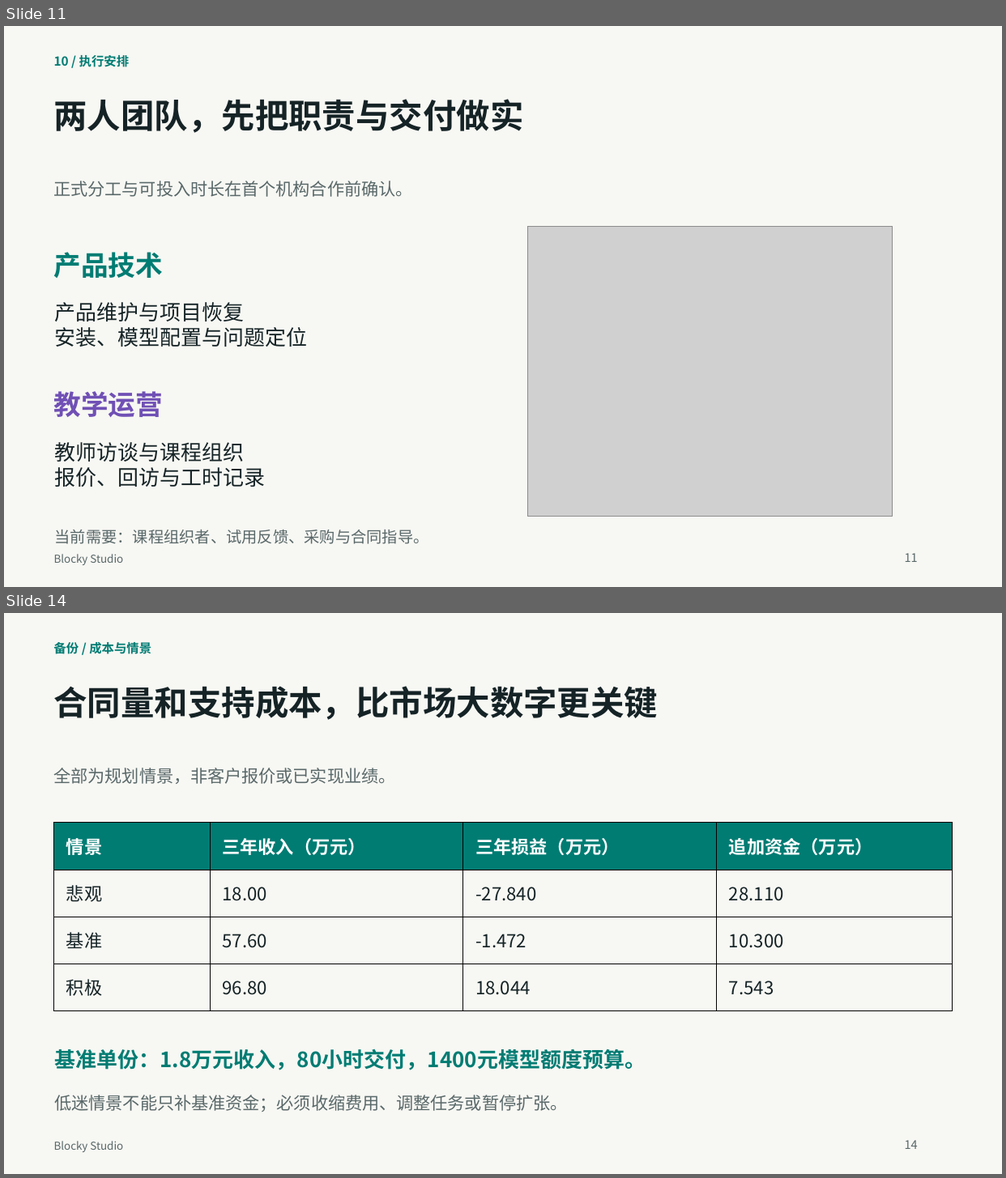
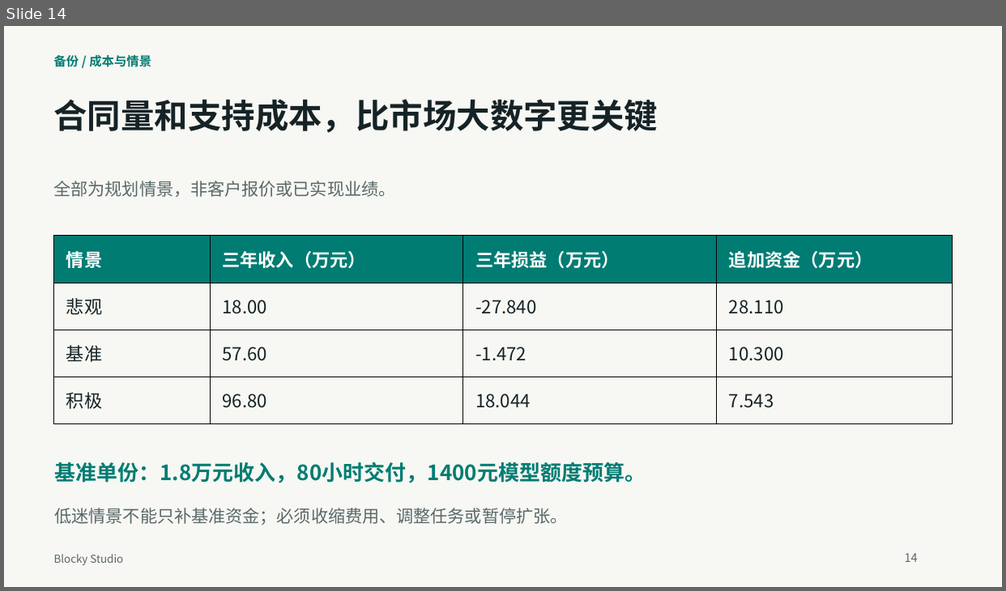
Before and after one commit to q2955161835-debug/Blocky-AI, a slide deck: doc/交付/2026-10-03-答辩与商业计划书/Blocky-Studio-新版答辩-2026-10-03.pptx. Shown one above the other, each under a label of ours: slides 11 and 14 before the commit, slide 14 after it; the slides between them are not shown. The pictures are 1006x1178 and 1006x591 pixels, drawn with LibreOffice and Linux fonts; fonts in the diff are those of the drawing; grey boxes stand for pictures. Boxes give left, top, right and bottom in pixels: in the first picture for what was removed or moved away, otherwise in the second. Text is boxed around its words. In the diff, an @@ line names an element or a change of style, - is before the commit and + after.

```diff
--- a/doc/交付/2026-10-03-答辩与商业计划书/Blocky-Studio-新版答辩-2026-10-03.pptx
+++ b/doc/交付/2026-10-03-答辩与商业计划书/Blocky-Studio-新版答辩-2026-10-03.pptx
@@ slide 11 removed at (4, 26, 1002, 587), background #F7F7F3 @@
@@ text removed at (54, 55, 130, 67) @@
-10 / 执行安排
@@ text removed at (54, 99, 524, 133) @@
-两人团队，先把职责与交付做实
@@ text removed at (54, 181, 413, 197) @@
-正式分工与可投入时长在首个机构合作前确认。
@@ picture removed at (527, 227, 893, 517) @@
@@ text removed at (54, 252, 164, 278) @@
-产品技术
@@ text removed at (55, 302, 308, 347) @@
-产品维护与项目恢复
-安装、模型配置与问题定位
@@ text removed at (54, 391, 164, 417) @@
-教学运营
@@ text removed at (55, 442, 266, 487) @@
-教师访谈与课程组织
-报价、回访与工时记录
@@ text removed at (55, 530, 429, 544) @@
-当前需要：课程组织者、试用反馈、采购与合同指导。
@@ text removed at (54, 554, 123, 565) @@
-Blocky Studio
@@ text removed at (905, 553, 918, 562) @@
-11
```
Also in this commit, not shown: 9 slides changed, 4 slides added, 3 other slides removed, 16 other files.
